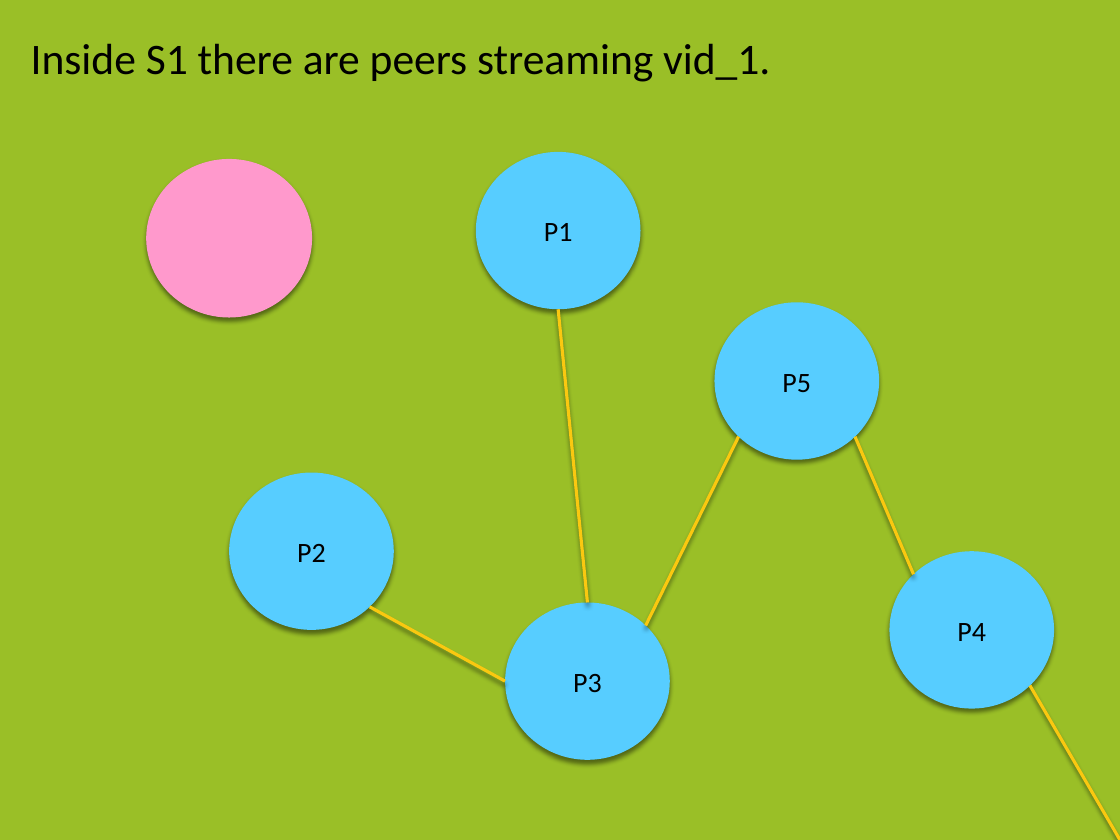
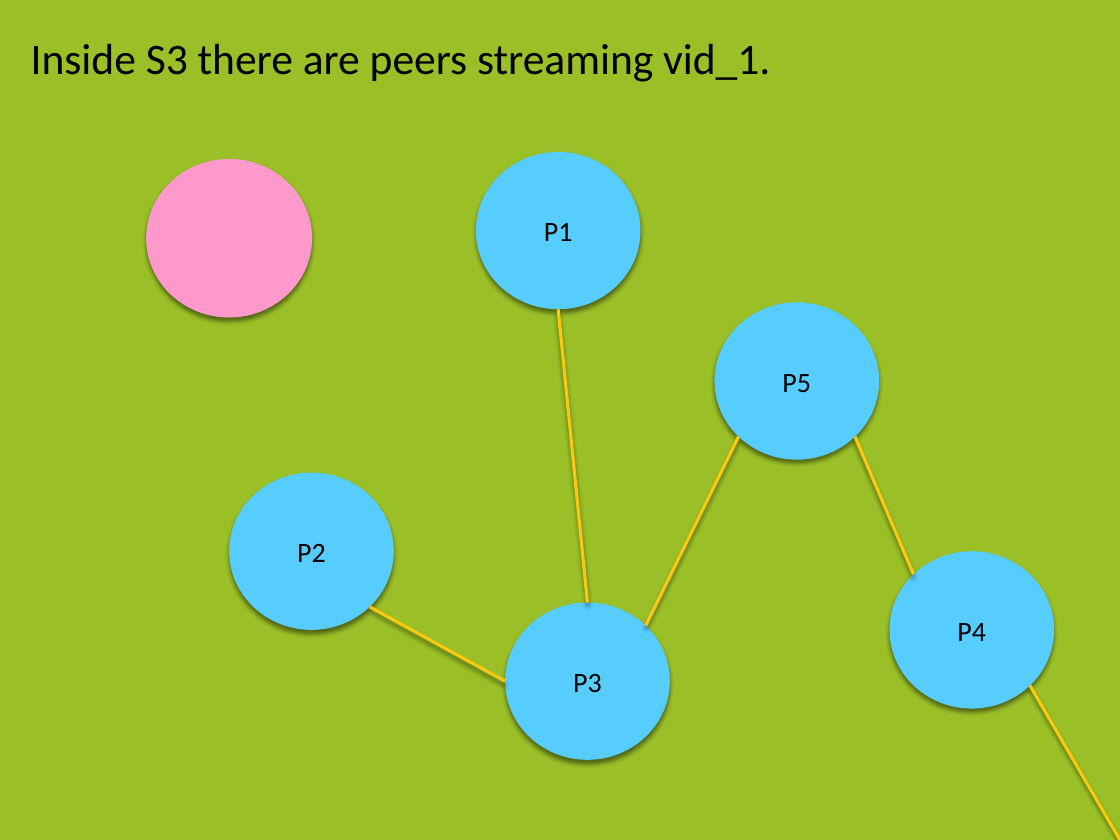
Before and after one commit to janeriongcol/ndsg-chupacabra, a slide deck: slide 60 of Presentations/Mock Presentation.pptx (slide 58 before the commit). Drawn at 1120x840 pixels with LibreOffice and Linux fonts; fonts in the diff are those of the drawing. Boxes give left, top, right and bottom in pixels: in the first picture for what was removed or moved away, otherwise in the second. Text is boxed around its words. In the diff, an @@ line names an element or a change of style, - is before the commit and + after.

```diff
--- a/Presentations/Mock Presentation.pptx
+++ b/Presentations/Mock Presentation.pptx
@@ text at (x1=31, y1=43, x2=770, y2=82): text changed @@
-Inside S1 there are peers streaming vid_1.
+Inside S3 there are peers streaming vid_1.
```
Also in this commit, not shown: 15 other slides changed, 3 slides added.
